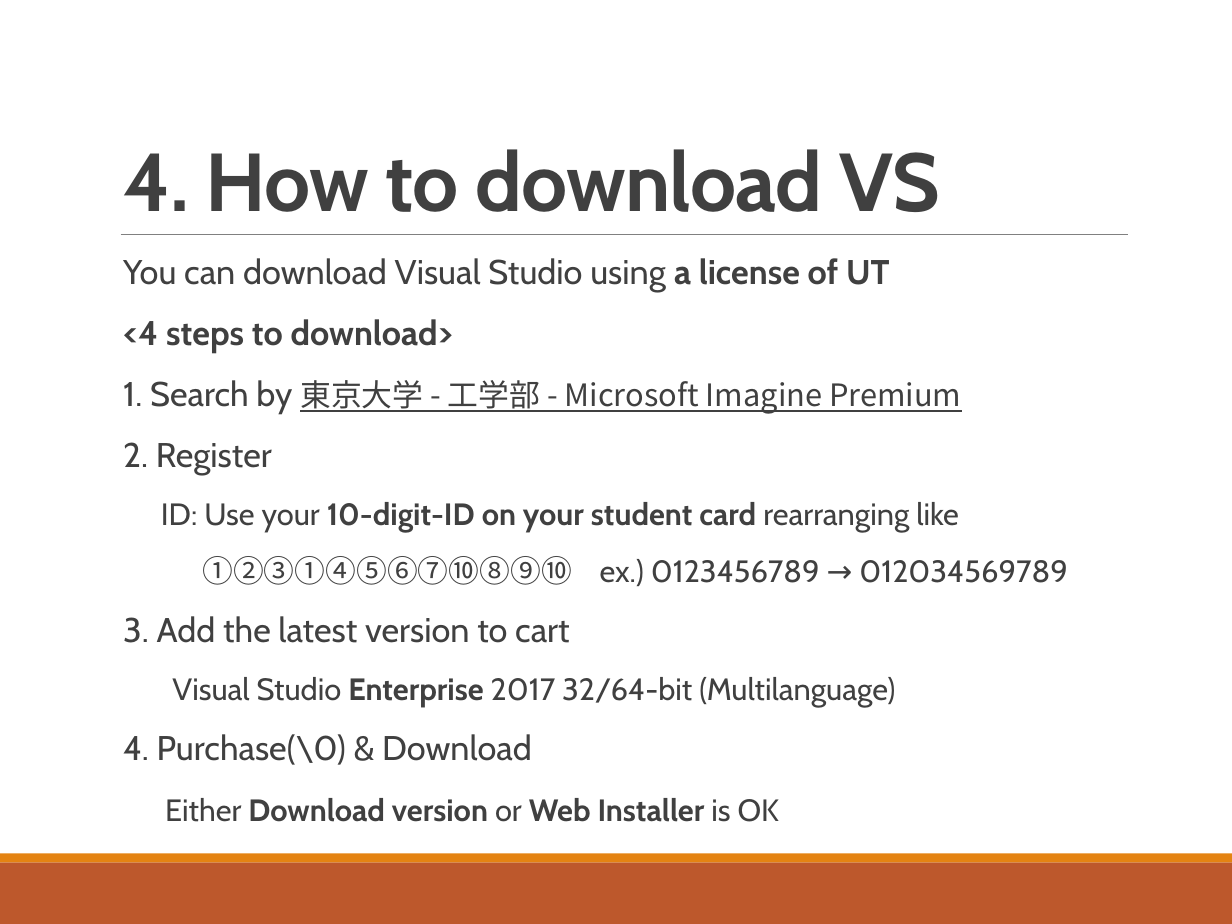
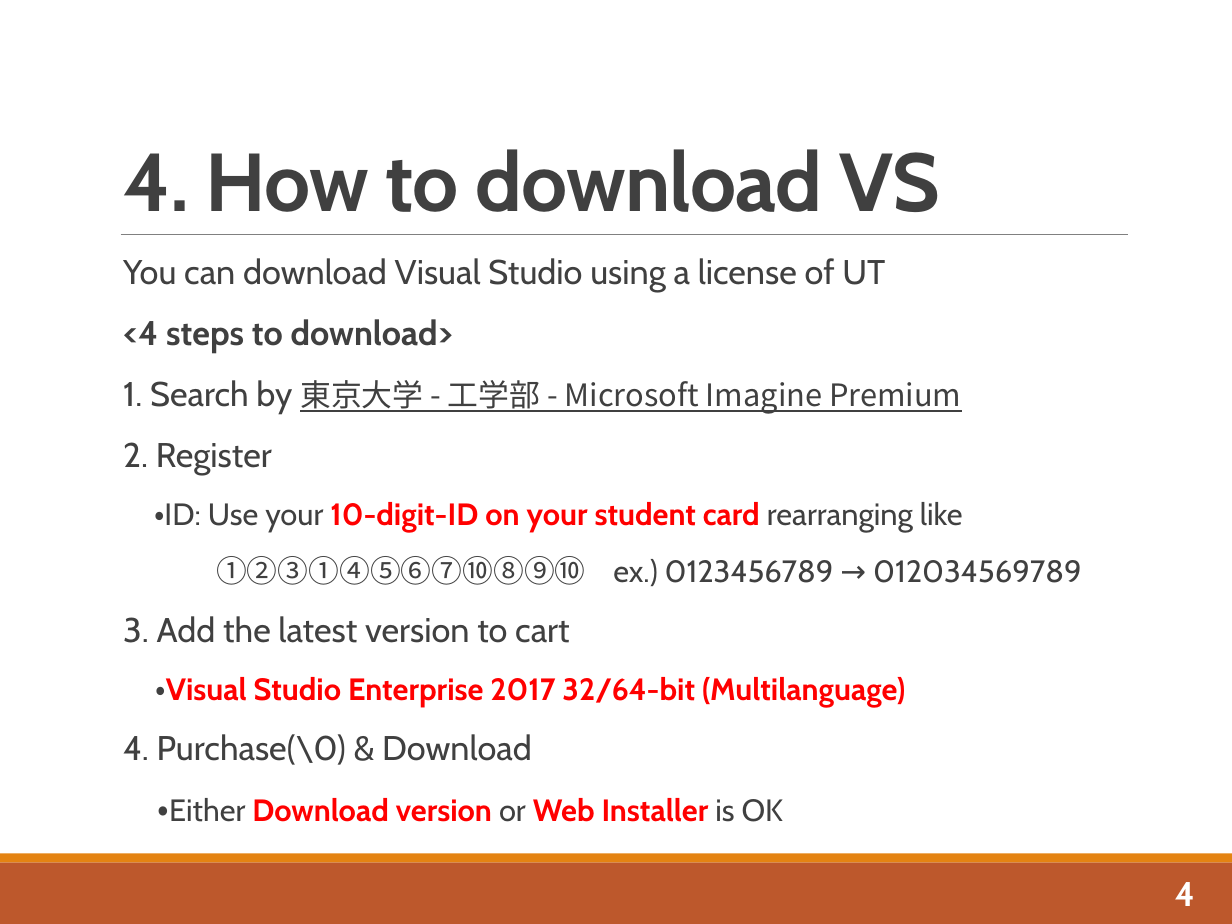
Before and after one commit to whcitizen/citizen-_task, a slide deck: slide 6 of 02_working/07_IDE/02_スライド/IDE&VS_20180508.pptx. Drawn at 1232x924 pixels with LibreOffice and Linux fonts; fonts in the diff are those of the drawing. Boxes give left, top, right and bottom in pixels: in the first picture for what was removed or moved away, otherwise in the second. Text is boxed around its words. In the diff, an @@ line names an element or a change of style, - is before the commit and + after.

```diff
--- a/02_working/07_IDE/02_スライド/IDE&VS_20180508.pptx
+++ b/02_working/07_IDE/02_スライド/IDE&VS_20180508.pptx
@@ text at (123, 258, 885, 292): bold off in "a license of UT" @@
@@ text at (154, 502, 963, 531): text changed; text colour #404040 to #FF0000 @@
-  ID: Use your 10-digit-ID on your student card rearranging like
+  ・ID: Use your 10-digit-ID on your student card rearranging like
@@ text at (155, 677, 905, 707): text changed; text colour #404040 to #FF0000; bold on @@
-Visual Studio Enterprise 2017 32/64-bit (Multilanguage)
+・Visual Studio Enterprise 2017 32/64-bit (Multilanguage)
@@ text at (157, 798, 783, 822): text changed; text colour #404040 to #FF0000 @@
-  Either Download version or Web Installer is OK
+  ・Either Download version or Web Installer is OK
@@ text added at (1175, 882, 1195, 906), 20 pt, text #FFFFFF, bold @@
+4
```
Also in this commit, not shown: 10 other slides changed, 1 slide added, 1 slide removed.
